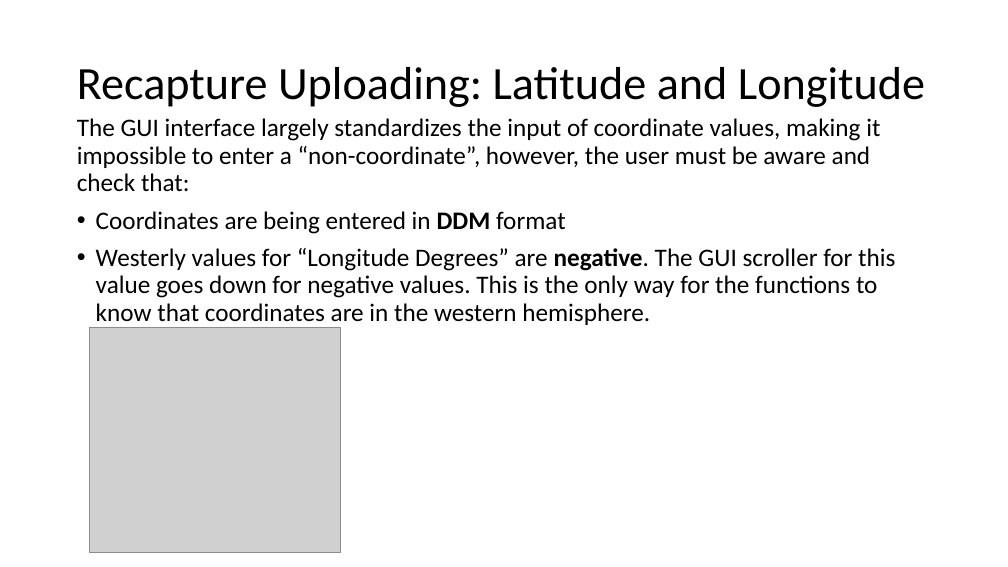
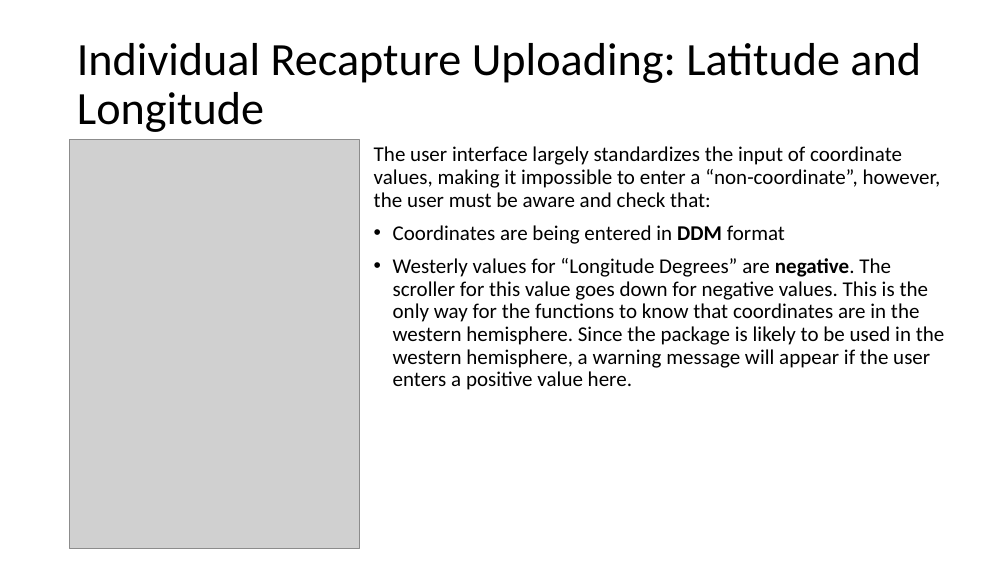
Before and after one commit to LobsterScience/LobTag2, a slide deck: slide 22 of data/user_guide.pptx (slide 20 before the commit). Drawn at 1008x567 pixels with LibreOffice and Linux fonts; fonts in the diff are those of the drawing; grey boxes stand for pictures. Boxes give left, top, right and bottom in pixels: in the first picture for what was removed or moved away, otherwise in the second. Text is boxed around its words. In the diff, an @@ line names an element or a change of style, - is before the commit and + after.

Commit message:
updates to user guide

```diff
--- a/data/user_guide.pptx
+++ b/data/user_guide.pptx
@@ title at (77, 43, 921, 132): text changed @@
-Recapture Uploading: Latitude and Longitude
+Individual Recapture Uploading: Latitude and Longitude
@@ picture added at (70, 140, 359, 549) @@
@@ text "The user interface largely standardizes ...": place and size @@
-text "The user interface largely standardizes ..." at (77, 118, 895, 325)
+text "The user interface largely standardizes ..." at (374, 146, 945, 390)
@@ text at (374, 146, 941, 207): text changed; size 24 to 20 pt @@
-The GUI interface largely standardizes the input of coordinate values, making it impossible to enter a “non-coordinate”, however, the user must be aware and check that:
+The user interface largely standardizes the input of coordinate values, making it impossible to enter a “non-coordinate”, however, the user must be aware and check that:
@@ text at (393, 225, 785, 244): size 24 to 20 pt in "Coordinates are being entered in DDM format" @@
@@ text at (393, 258, 945, 390): text changed; size 24 to 20 pt @@
-• Westerly values for “Longitude Degrees” are negative. The GUI scroller for this value goes down for negative values. This is the only way for the functions to know that coordinates are in the western hemisphere.
+• Westerly values for “Longitude Degrees” are negative. The scroller for this value goes down for negative values. This is the only way for the functions to know that coordinates are in the western hemisphere. Since the package is likely to be used in the western hemisphere, a warning message will appear if the user enters a positive value here.
@@ picture removed at (89, 328, 340, 553) @@
```
Also in this commit, not shown: 18 other slides changed, 3 slides added, 2 other files.
